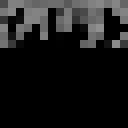
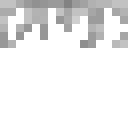
Layer changes from the first w=128, h=128 image to the second:
painted on "Layer 1" over 0, 0, 128, 48
